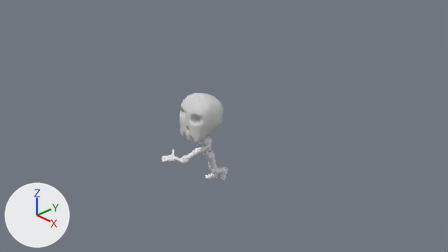
A saved change to the Blender file BlenderFiles/skeleton_biking.blend.
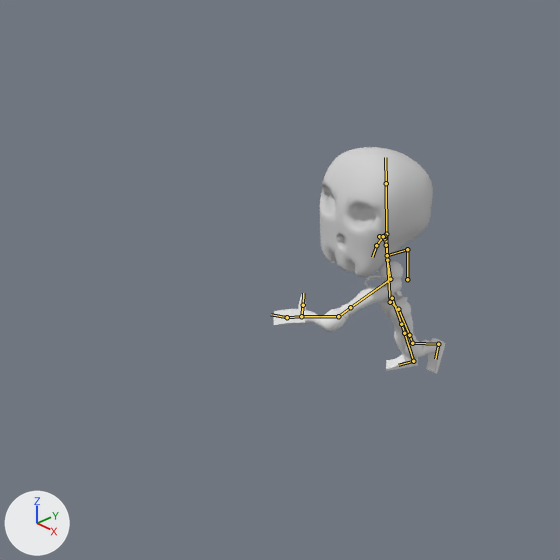
Old and new are each drawn from the file's camera 'Camera' and again close up on the part from 13% to 61% of the width and 14% to 100% of the height. The lights are fixed; the arrows at lower left show +X, +Y and +Z. Both versions are drawn at frame 20 of the action 'attack'; the numbers are the values there. The bones that bend it are drawn over the model as lines in the close-ups.

Names of what the first close-up shows: 'arm', 'chest.001', 'face', 'foot.001', 'vent.001'.
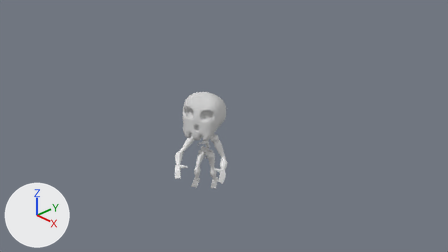
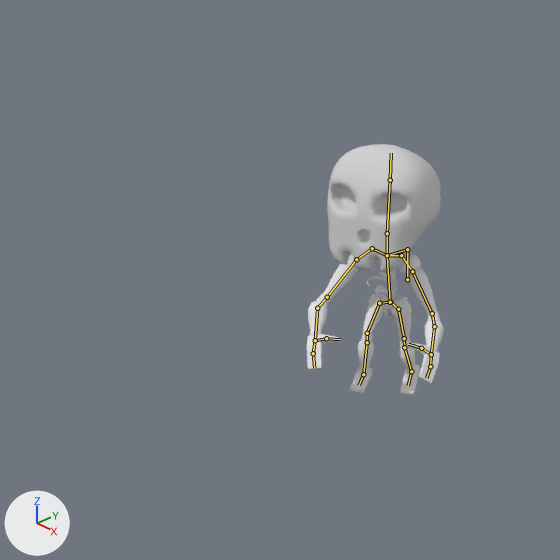
Pixel boxes (x1, y1, x2, y2) of what changed, in the close-ups (560 x 560 px):
'face', posed
    before: (320, 147, 433, 278)
    after: (327, 144, 441, 272)
'arm', posed
    before: (274, 260, 403, 332)
    after: (307, 253, 444, 384)
'foot.001', posed (8% wider, 23% taller)
    before: (381, 290, 446, 373)
    after: (350, 293, 420, 395)
'chest.001', posed
    before: (364, 259, 395, 303)
    after: (366, 260, 397, 303)
'vent.001', posed (10% wider)
    before: (378, 284, 408, 317)
    after: (375, 285, 408, 317)
bone 'neck_base', root to tip
    before: (387, 255) to (386, 234)
    after: (387, 255) to (387, 233)
bone 'Head_01', root to tip
    before: (386, 234) to (386, 183)
    after: (387, 233) to (390, 180)
bone 'shoulder_L', root to tip
    before: (387, 255) to (387, 260)
    after: (387, 255) to (401, 255)
bone 'shoulder_L.001', root to tip
    before: (387, 260) to (390, 279)
    after: (401, 255) to (412, 271)
bone 'shoulder_L.002', root to tip
    before: (390, 279) to (350, 307)
    after: (412, 271) to (432, 313)
bone 'shoulder_L.003', root to tip
    before: (350, 307) to (338, 316)
    after: (432, 313) to (434, 326)
bone 'shoulder_L.004', root to tip
    before: (338, 316) to (301, 316)
    after: (434, 326) to (431, 354)
bone 'shoulder_R', root to tip
    before: (387, 255) to (386, 245)
    after: (387, 255) to (372, 248)
bone 'shoulder_R.001', root to tip
    before: (386, 245) to (384, 238)
    after: (372, 248) to (356, 259)
bone 'shoulder_R.002', root to tip
    before: (384, 238) to (380, 237)
    after: (356, 259) to (327, 297)
bone 'shoulder_R.004', root to tip
    before: (379, 236) to (383, 236)
    after: (317, 308) to (315, 340)
bone 'vent_L.001', root to tip
    before: (398, 309) to (409, 335)
    after: (398, 309) to (404, 338)
bone 'vent_L.003', root to tip
    before: (412, 343) to (438, 344)
    after: (404, 347) to (411, 371)
bone 'vent_R', root to tip
    before: (390, 302) to (392, 298)
    after: (390, 302) to (379, 303)
bone 'vent_R.001', root to tip
    before: (392, 298) to (401, 324)
    after: (379, 303) to (367, 333)
bone 'vent_R.002', root to tip
    before: (401, 324) to (404, 333)
    after: (367, 333) to (367, 342)

The change in detail:
Bone 'neck_base' (bone_neck_base) turns from (0, 0, 0) to (-4, 24, 0) degrees about its own x, y and z.
Bone 'Head_01' (bone_head_01) turns from (0, 0, 0) to (0, 0, 5) degrees about its own x, y and z.
Bone 'shoulder_L' (bone_shoulder_l) turns from (0, 0, -38) to (0, 0, 20) degrees about its own x, y and z.
Bone 'shoulder_L.001' (bone_shoulder_l_001) turns from (-43, 0, 0) to (-44, 0, 0) degrees about its own x, y and z.
Bone 'shoulder_L.002' (bone_shoulder_l_002) turns from (0, 0, -65) to (0, 0, -22) degrees about its own x, y and z.
Bone 'shoulder_L.003' (bone_shoulder_l_003) turns from (0, 0, 0) to (0, 0, -24) degrees about its own x, y and z.
Bone 'shoulder_L.004' (bone_shoulder_l_004) turns from (0, 0, -35) to (0, 0, -12) degrees about its own x, y and z.
Bone 'shoulder_R' (bone_shoulder_r) turns from (0, 0, -38) to (0, 0, 20) degrees about its own x, y and z.
Bone 'shoulder_R.001' (bone_shoulder_r_001) turns from (0, 0, 0) to (-26, -5, 45) degrees about its own x, y and z.
Bone 'shoulder_R.002' (bone_shoulder_r_002) turns from (-23, 0, 0) to (-8, 2, 26) degrees about its own x, y and z.
Bone 'shoulder_R.004' (bone_shoulder_r_004) turns from (0, -61, -13) to (-9, -19, 38) degrees about its own x, y and z.
Bone 'vent_L.001' (bone_vent_l_001) turns from (0, 0, 17) to (-2, -33, 7) degrees about its own x, y and z.
Bone 'vent_L.003' (bone_vent_l_003) turns from (0, 0, -49) to (0, 0, -17) degrees about its own x, y and z.
Bone 'vent_R' (bone_vent_r) turns from (0, 0, -46) to (0, 0, 31) degrees about its own x, y and z.
Bone 'vent_R.001' (bone_vent_r_001) turns from (0, 0, 0) to (0, 0, 54) degrees about its own x, y and z.
Bone 'vent_R.002' (bone_vent_r_002) turns from (0, 0, 0) to (0, 0, -64) degrees about its own x, y and z.
